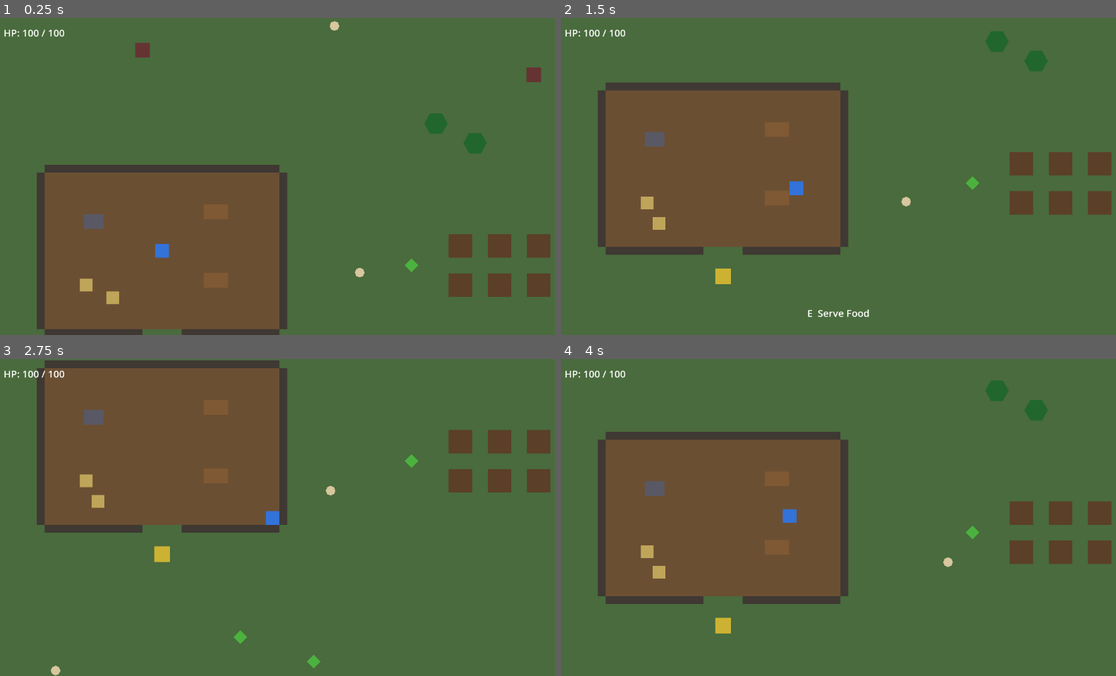
Above: before the commit, frames 1-4 (two rows, left to right).
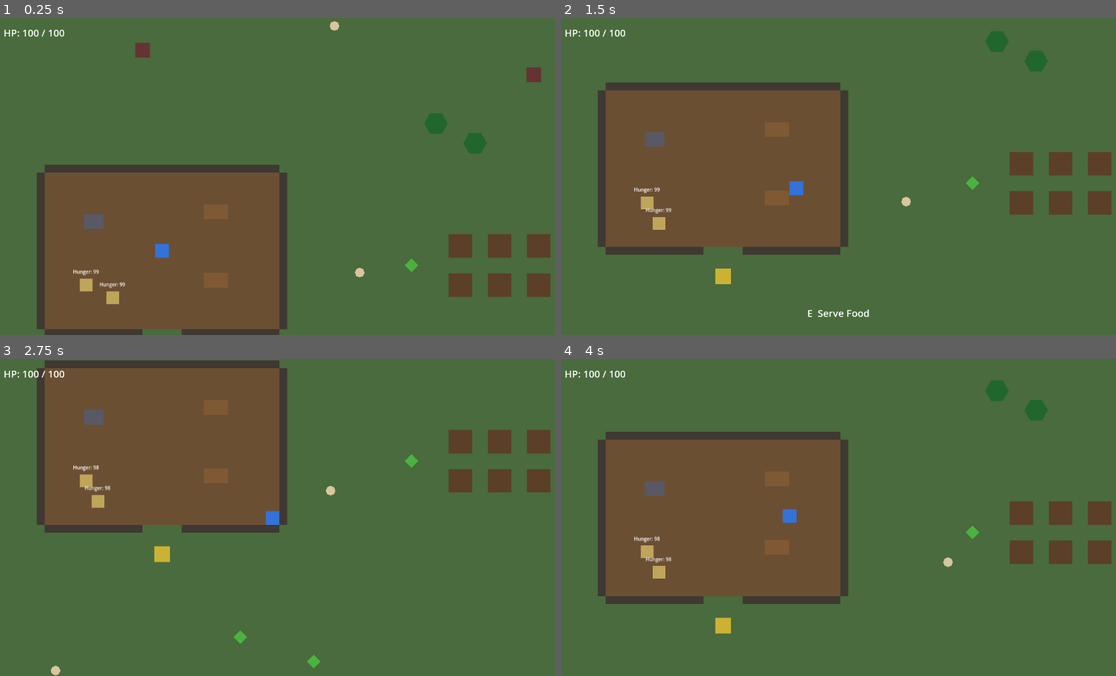
Above: after the commit, the same moments.

Repository: karib5/zombie_tavern
Game: Godot game, scene res://scenes/main/Main.tscn
Two runs of this game, one before a commit and one after it. Both use one fixed random seed, a clock stepped at 60 frames per second and the inputs below.
Inputs:
- Up to frame 1 (0.25 s): no input
- Up to frame 2 (1.5 s): hold D (move_right) 0.53-1.28 s; tap Space (attack) at 0.6 s; hold S (move_down) from 1.28 s (still down); tap E (interact) at 1.35 s
- Up to frame 3 (2.75 s): release S (move_down) at 2.03 s; hold D (move_right) from 2.03 s (still down); tap Space (attack) at 2.1 s
- Up to frame 4 (4 s): release D (move_right) at 2.78 s; hold W (move_up) 2.78-3.53 s; tap E (interact) at 2.85 s; hold A (move_left) from 3.53 s (still down); tap Space (attack) at 3.6 s

The runs differ from the first frame. In frame 1, less than 0.1% of the frame differs, in the area x 13-23%, y 79-86%; in frame 2, less than 0.1%; in frame 3, 0.1%, in the area x 13-20%, y 33-42%; in frame 4, less than 0.1%.

Commit message:
Phase 11B: survivor hunger and food consumption
Co-Authored-By: Claude Sonnet 5 <noreply@anthropic.com>
Claude-Session: https://claude.ai/code/session_019QWpZ6yAHzc8RetuSzFJjB

Diff:
--- a/data/items/Carrot.tres
+++ b/data/items/Carrot.tres
@@ -9,3 +9,4 @@
 description = "A carrot gathered from the wild. Can be eaten raw or cooked."
 category = 1
 max_stack_size = 10
+hunger_restore = 15.0
--- a/data/items/CookedCarrot.tres
+++ b/data/items/CookedCarrot.tres
@@ -9,3 +9,4 @@
 description = "A carrot cooked over a fire. Restores hunger."
 category = 1
 max_stack_size = 10
+hunger_restore = 25.0
--- a/data/items/CookedMeat.tres
+++ b/data/items/CookedMeat.tres
@@ -9,3 +9,4 @@
 description = "Meat cooked over a fire. Restores hunger."
 category = 1
 max_stack_size = 10
+hunger_restore = 35.0
--- a/data/items/RawRabbitMeat.tres
+++ b/data/items/RawRabbitMeat.tres
@@ -9,3 +9,4 @@
 description = "Freshly hunted rabbit meat. Should be cooked before eating."
 category = 1
 max_stack_size = 10
+hunger_restore = 15.0
--- a/data/items/Wheat.tres
+++ b/data/items/Wheat.tres
@@ -9,3 +9,4 @@
 description = "Harvested wheat, useful for future cooking recipes."
 category = 1
 max_stack_size = 20
+hunger_restore = 10.0
--- a/data/items/ZombieStew.tres
+++ b/data/items/ZombieStew.tres
@@ -9,3 +9,4 @@
 description = "A hearty (if questionable) stew made from zombie flesh. Surprisingly filling."
 category = 1
 max_stack_size = 10
+hunger_restore = 50.0
--- a/data/survivors/Villager.tres
+++ b/data/survivors/Villager.tres
@@ -10,3 +10,9 @@
 flee_speed = 130.0
 detection_radius = 150.0
 wander_radius = 60.0
+max_hunger = 100.0
+starting_hunger = 100.0
+hunger_decay_per_second = 0.5
+hungry_threshold = 40.0
+critical_hunger_threshold = 15.0
+eating_duration_seconds = 2.0
--- a/resources/definitions/ItemData.gd
+++ b/resources/definitions/ItemData.gd
@@ -14,3 +14,7 @@
 @export var category: ItemCategory = ItemCategory.MATERIAL
 @export var icon: Texture2D
 @export var max_stack_size: int = 10
+
+## How much hunger this restores when eaten. Only meaningful for
+## category == FOOD; non-food items leave this at 0.
+@export var hunger_restore: float = 0.0
--- a/resources/definitions/SurvivorData.gd
+++ b/resources/definitions/SurvivorData.gd
@@ -7,3 +7,10 @@
 @export var flee_speed: float = 130.0
 @export var detection_radius: float = 150.0
 @export var wander_radius: float = 60.0
+
+@export var max_hunger: float = 100.0
+@export var starting_hunger: float = 100.0
+@export var hunger_decay_per_second: float = 0.5
+@export var hungry_threshold: float = 40.0
+@export var critical_hunger_threshold: float = 15.0
+@export var eating_duration_seconds: float = 2.0
--- a/scenes/survivors/Survivor.tscn
+++ b/scenes/survivors/Survivor.tscn
@@ -54,3 +54,14 @@
 [node name="DecisionTimer" type="Timer" parent="."]
 
 [node name="BehaviorTimer" type="Timer" parent="."]
+
+[node name="EatTimer" type="Timer" parent="."]
+
+[node name="HungerLabel" type="Label" parent="."]
+offset_left = -30.0
+offset_top = -34.0
+offset_right = 30.0
+offset_bottom = -14.0
+theme_override_font_sizes/font_size = 10
+horizontal_alignment = 1
+text = "Hunger: 100"
--- a/scripts/ai/SurvivorAI.gd
+++ b/scripts/ai/SurvivorAI.gd
@@ -1,23 +1,30 @@
 class_name SurvivorAI
 extends CharacterBody2D
 
-enum State { IDLE, WANDER, FLEE, DEAD }
+enum State { IDLE, WANDER, FLEE, EAT, DEAD }
 
 ## Identity/config data for this survivor. Fields are copied onto this
-## instance in _ready() (health, speeds, wander/detection radii), the same
-## way a planted CropData's fields are read by FarmPlot - the resource
-## itself never changes at runtime.
+## instance in _ready() (health, speeds, wander/detection radii, hunger),
+## the same way a planted CropData's fields are read by FarmPlot - the
+## resource itself never changes at runtime.
 @export var survivor_data: SurvivorData
 
-## How often (seconds) the AI re-evaluates danger/state - not every frame.
-## Movement itself still updates every physics frame; only the more
-## expensive decision-making is throttled.
+## How often (seconds) the AI re-evaluates danger/hunger/state - not every
+## frame. Movement itself still updates every physics frame; only the more
+## expensive decision-making (including any food search) is throttled.
 @export var ai_update_interval: float = 0.2
 
 ## How often (seconds) a new idle/wander leg is picked while undisturbed.
 @export var behavior_retarget_interval: float = 3.0
 
+## How close (pixels) the survivor must be to a table before eating starts.
+@export var eating_range: float = 30.0
+
 var state: State = State.IDLE
+
+## Current hunger, 0..max_hunger. Decays every physics frame (a plain
+## float subtraction - cheap) and is restored on eating.
+var hunger: float = 100.0
 
 @onready var _health: Health = $Health
 @onready var _visual: CanvasItem = $Visual
@@ -26,16 +33,29 @@
 @onready var _detection_area: Area2D = $DetectionArea
 @onready var _decision_timer: Timer = $DecisionTimer
 @onready var _behavior_timer: Timer = $BehaviorTimer
+@onready var _eat_timer: Timer = $EatTimer
+@onready var _hunger_label: Label = get_node_or_null("HungerLabel")
 
 var _move_speed: float = 50.0
 var _flee_speed: float = 130.0
 var _wander_radius: float = 60.0
+
+var _max_hunger: float = 100.0
+var _hunger_decay_per_second: float = 0.5
+var _hungry_threshold: float = 40.0
+var _critical_hunger_threshold: float = 15.0
+var _eating_duration_seconds: float = 2.0
 
 ## Center point wandering is bounded around - the survivor's spawn point,
 ## not the whole map.
 var wander_center: Vector2
 var _wander_target: Vector2
 var _flee_direction: Vector2 = Vector2.ZERO
+
+## The table currently being approached/eaten from, or null when not
+## seeking food. Non-null takes priority over the idle/wander cycle.
+var _target_table: TavernTable = null
+var _pending_hunger_restore: float = 0.0
 
 func _ready() -> void:
 	wander_center = global_position
@@ -51,6 +71,17 @@
 		if detection_shape != null:
 			detection_shape.radius = survivor_data.detection_radius
 
+		_max_hunger = survivor_data.max_hunger
+		_hunger_decay_per_second = survivor_data.hunger_decay_per_second
+		_hungry_threshold = survivor_data.hungry_threshold
+		_critical_hunger_threshold = survivor_data.critical_hunger_threshold
+		_eating_duration_seconds = survivor_data.eating_duration_seconds
+		hunger = clampf(survivor_data.starting_hunger, 0.0, _max_hunger)
+	else:
+		hunger = _max_hunger
+
+	_update_hunger_label()
+
 	_health.died.connect(_on_died)
 
 	_decision_timer.wait_time = ai_update_interval
@@ -62,9 +93,15 @@
 	_behavior_timer.start()
 	_pick_idle_or_wander()
 
+	_eat_timer.one_shot = true
+	_eat_timer.timeout.connect(_on_eat_timer_timeout)
+
 	WorldManager.active_survivors.append(self)
 
-func _physics_process(_delta: float) -> void:
+func _physics_process(delta: float) -> void:
+	if state != State.DEAD:
+		hunger = maxf(hunger - _hunger_decay_per_second * delta, 0.0)
+
 	match state:
 		State.IDLE:
 			velocity = Vector2.ZERO
@@ -77,6 +114,8 @@
 		State.FLEE:
 			velocity = _flee_direction * _flee_speed
 			move_and_slide()
+		State.EAT:
+			velocity = Vector2.ZERO
 		State.DEAD:
 			velocity = Vector2.ZERO
 
@@ -84,15 +123,111 @@
 	if state == State.DEAD:
 		return
 
+	_update_hunger_label()
+
 	var danger := _find_nearest_danger()
-
 	if danger != null:
+		if state == State.EAT:
+			_stop_eating()
 		state = State.FLEE
 		_flee_direction = (global_position - danger.global_position).normalized()
-	elif state == State.FLEE:
-		# Danger has cleared - settle back into idle/wander rather than
-		# freezing in place.
+		return
+
+	if state == State.EAT:
+		return  # the EatTimer drives the return to normal behavior
+
+	# Danger has cleared - re-evaluate hunger/wander from a neutral state
+	# instead of calling _pick_idle_or_wander() directly, which would no-op
+	# (and leave state stuck at FLEE) while food-seeking is active.
+	var was_fleeing := state == State.FLEE
+	if was_fleeing:
+		state = State.IDLE
+
+	_update_hunger_behavior()
+
+	if was_fleeing and _target_table == null:
 		_pick_idle_or_wander()
+
+## Below the hungry threshold, seeks out a TavernTable with available food
+## instead of the normal idle/wander cycle. Reuses WANDER's move-toward-
+## target movement rather than adding a separate "seeking" state.
+func _update_hunger_behavior() -> void:
+	if hunger > _hungry_threshold:
+		_target_table = null
+		return
+
+	var target_is_stale := _target_table == null or not is_instance_valid(_target_table) \
+		or not _target_table.has_available_food()
+
+	# At critical hunger, re-check every decision tick (not just when the
+	# current target goes stale) so the survivor prioritizes food more
+	# strongly, e.g. switching to a closer table that just opened up.
+	if target_is_stale or hunger <= _critical_hunger_threshold:
+		_target_table = _find_table_with_food()
+
+	if _target_table == null:
+		return  # no food available anywhere right now - keep existing behavior
+
+	state = State.WANDER
+	_wander_target = _target_table.global_position
+
+	if global_position.distance_to(_target_table.global_position) <= eating_range:
+		_start_eating(_target_table)
+
+## Nearest TavernTable (from the existing "tavern_tables" group) that
+## currently has food available, or null. Only called from the throttled
+## decision tick, never every frame.
+func _find_table_with_food() -> TavernTable:
+	var nearest: TavernTable = null
+	var nearest_distance := INF
+	for node in get_tree().get_nodes_in_group("tavern_tables"):
+		var table := node as TavernTable
+		if table == null or not table.has_available_food():
+			continue
+		var distance := global_position.distance_to(table.global_position)
+		if distance < nearest_distance:
+			nearest = table
+			nearest_distance = distance
+	return nearest
+
+func _start_eating(table: TavernTable) -> void:
+	var food := table.consume_food()
+	if food == null:
+		# Someone else took the last serving first - fall back to normal
+		# behavior and try again on a later tick.
+		_target_table = null
+		_pick_idle_or_wander()
+		return
+
+	_pending_hunger_restore = food.hunger_restore
+	state = State.EAT
+	velocity = Vector2.ZERO
+	_visual.modulate = Color(1.0, 0.9, 0.4, 1.0)
+	_eat_timer.start(_eating_duration_seconds)
+
+func _on_eat_timer_timeout() -> void:
+	_apply_pending_hunger_restore()
+	_visual.modulate = Color.WHITE
+	_target_table = null
+	# _pick_idle_or_wander() no-ops while state == EAT, so leave EAT first -
+	# otherwise the survivor would stay frozen here after every meal.
+	state = State.IDLE
+	_pick_idle_or_wander()
+
+func _stop_eating() -> void:
+	_eat_timer.stop()
+	_apply_pending_hunger_restore()
+	_visual.modulate = Color.WHITE
+	_target_table = null
+
+func _apply_pending_hunger_restore() -> void:
+	hunger = minf(hunger + _pending_hunger_restore, _max_hunger)
+	_pending_hunger_restore = 0.0
+	_update_hunger_label()
+
+func _update_hunger_label() -> void:
+	if _hunger_label != null:
+		_hunger_label.text = "Hunger: %d" % int(hunger)
 
 ## Nearest living zombie currently inside DetectionArea, or null. Reuses
 ## the existing "enemies" collision layer (mask=4) rather than a new
@@ -113,7 +248,7 @@
 	return nearest
 
 func _pick_idle_or_wander() -> void:
-	if state == State.DEAD or state == State.FLEE:
+	if state == State.DEAD or state == State.FLEE or state == State.EAT or _target_table != null:
 		return
 	if randf() < 0.5:
 		state = State.IDLE
@@ -133,6 +268,8 @@
 	_detection_area.set_deferred("monitoring", false)
 	_decision_timer.stop()
 	_behavior_timer.stop()
+	_eat_timer.stop()
+	_target_table = null
 	set_physics_process(false)
 	_visual.modulate = Color(0.4, 0.4, 0.4, 1.0)
 	WorldManager.active_survivors.erase(self)
